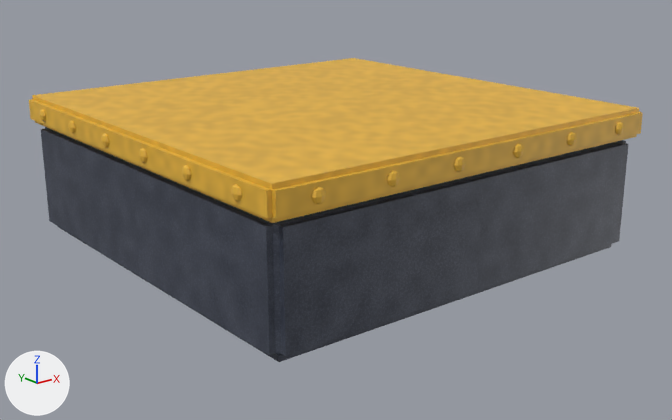
The FBX model Assets/_Project/Models/BuildingKit/Kit_Base/Kit_Base_Indestructible.fbx: old version first, new version second.
Rendered twice from a 50 mm lens placed at (-3.98, -5.09, 2.22), pointed at (0.01, -0.11, 0.23). The lights are fixed; the arrows at lower left show +X, +Y and +Z. The picture after the commit comes second. Objects named as collision shapes, trigger or cutter boxes, shadow casters or lower levels of detail are left out. Where no turn or scale is listed for an object, it has been applied to the vertices.

In view in the first picture: 'Kit_Base_Indestructible_LOD0'.
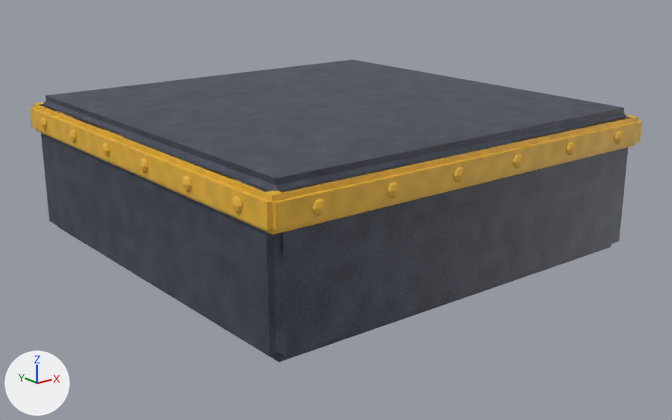
Boxes (x1, y1, x2, y2) around the edits, measured in the pictures (672 x 420 px; the box of a moved part takes in the faces that stretch with it):
'Kit_Base_Indestructible_LOD0', reshaped: before (29, 58, 643, 362); after (30, 60, 642, 362)
part 1 of me_kit_base_indestructible_lod0, moved or reshaped: before (29, 58, 643, 223); after (30, 102, 642, 235)
part 2 of me_kit_base_indestructible_lod0, moved or reshaped: before (39, 109, 628, 253); after (40, 60, 628, 253)

The change in detail:
me_kit_base_indestructible_lod0 has 704 vertices, 848 faces and spans x -1.57..1.57, y -1.57..1.57, z 0.0..1.0.
me_kit_base_indestructible_lod0 is used by ob_kit_base_indestructible_lod0; location (0.0, 0.0, 0.0).
me_kit_base_indestructible_lod0 part 1: the loose piece of 32 vertices spanning x -1.54..1.54, y -1.54..1.54, z 0.8..1.0 is moved by (0.0, 0.0, -0.06).
me_kit_base_indestructible_lod0 part 2: 456 vertices moved from x -1.57..1.57, y -1.57..1.57, z 0.76..0.95 to x -1.57..1.57, y -1.57..1.57, z 0.79..1.0.
